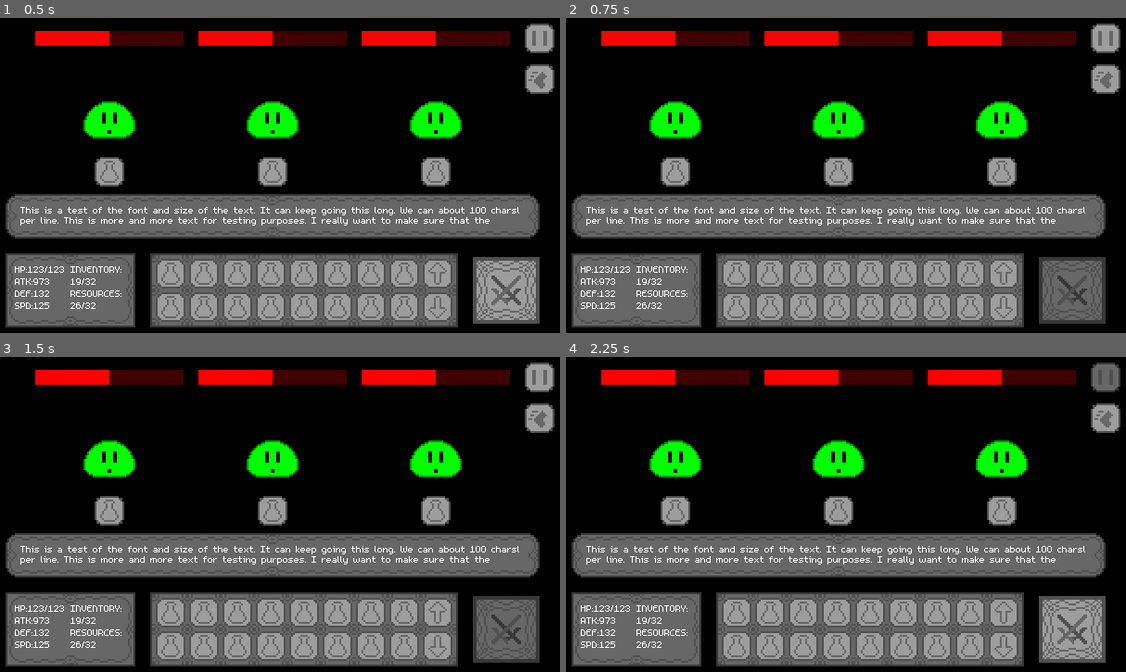
Above: before the commit, frames 1-4 (two rows, left to right).
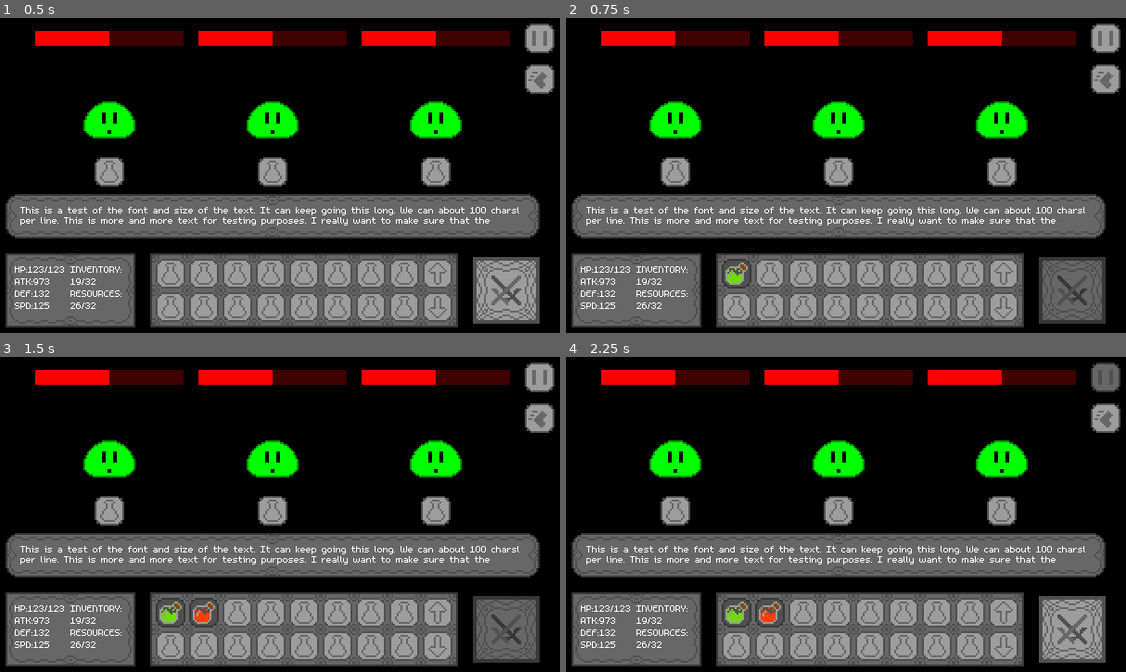
Above: after the commit, the same moments.

Repository: rbristo1/Just-a-Sip
Game: Godot game, scene res://Scenes/Battle.tscn
The game is run twice, just before and just after one commit, with the same random seed, the same clock (stepped at 60 frames per second) and the same inputs.
Inputs (mouse positions are in pixels of both pictures, inside the frame that each line leads up to):
- Up to frame 1 (0.5 s): no input
- Up to frame 2 (0.75 s): click (1070, 288) at 0.5 s
- Up to frame 3 (1.5 s): click (504, 627) at 1.25 s
- Up to frame 4 (2.25 s): click (1103, 375) at 2 s

Frame 1 is identical in both runs. In frame 2, 0.3% of the frame differs, in the area x 28-33%, y 77-86%; in frame 3, 0.6%, in the area x 28-39%, y 77-86%; in frame 4, 0.6%.
Error before the commit: Parse Error: Function "initialize" has the same name as a previously declared function. (res://Scripts/inventory_item.gd:18)

Commit message:
fixed 1 error

Diff:
--- a/only_one/Scenes/player_hud.tscn
+++ b/only_one/Scenes/player_hud.tscn
@@ -260,6 +260,7 @@
 [node name="Label" type="Label" parent="PHudMainBox/PlayerRow/InventoryContainer/MarginContainer/GridContainer/InventoryItemSlot2/InventoryDisplay2"]
 visible = false
 top_level = true
+layout_mode = 0
 offset_left = -87.0
 offset_top = 162.0
 offset_right = 87.0
@@ -277,6 +278,7 @@
 [node name="Label" type="Label" parent="PHudMainBox/PlayerRow/InventoryContainer/MarginContainer/GridContainer/InventoryItemSlot3/InventoryDisplay3"]
 visible = false
 top_level = true
+layout_mode = 0
 offset_left = -87.0
 offset_top = 162.0
 offset_right = 87.0
@@ -294,6 +296,7 @@
 [node name="Label" type="Label" parent="PHudMainBox/PlayerRow/InventoryContainer/MarginContainer/GridContainer/InventoryItemSlot4/InventoryDisplay4"]
 visible = false
 top_level = true
+layout_mode = 0
 offset_left = -87.0
 offset_top = 162.0
 offset_right = 87.0
@@ -311,6 +314,7 @@
 [node name="Label" type="Label" parent="PHudMainBox/PlayerRow/InventoryContainer/MarginContainer/GridContainer/InventoryItemSlot5/InventoryDisplay5"]
 visible = false
 top_level = true
+layout_mode = 0
 offset_left = -87.0
 offset_top = 162.0
 offset_right = 87.0
@@ -327,6 +331,7 @@
 
 [node name="Label" type="Label" parent="PHudMainBox/PlayerRow/InventoryContainer/MarginContainer/GridContainer/InventoryItemSlot6/InventoryDisplay6"]
 top_level = true
+layout_mode = 0
 offset_left = -87.0
 offset_top = 162.0
 offset_right = 87.0
@@ -344,6 +349,7 @@
 [node name="Label" type="Label" parent="PHudMainBox/PlayerRow/InventoryContainer/MarginContainer/GridContainer/InventoryItemSlot7/InventoryDisplay7"]
 visible = false
 top_level = true
+layout_mode = 0
 offset_left = -87.0
 offset_top = 162.0
 offset_right = 87.0
@@ -361,6 +367,7 @@
 [node name="Label" type="Label" parent="PHudMainBox/PlayerRow/InventoryContainer/MarginContainer/GridContainer/InventoryItemSlot8/InventoryDisplay8"]
 visible = false
 top_level = true
+layout_mode = 0
 offset_left = -87.0
 offset_top = 162.0
 offset_right = 87.0
@@ -386,6 +393,7 @@
 [node name="Label" type="Label" parent="PHudMainBox/PlayerRow/InventoryContainer/MarginContainer/GridContainer/InventoryItemSlot9/InventoryDisplay9"]
 visible = false
 top_level = true
+layout_mode = 0
 offset_left = -87.0
 offset_top = 162.0
 offset_right = 87.0
@@ -403,6 +411,7 @@
 [node name="Label" type="Label" parent="PHudMainBox/PlayerRow/InventoryContainer/MarginContainer/GridContainer/InventoryItemSlot10/InventoryDisplay10"]
 visible = false
 top_level = true
+layout_mode = 0
 offset_left = -87.0
 offset_top = 162.0
 offset_right = 87.0
@@ -420,6 +429,7 @@
 [node name="Label" type="Label" parent="PHudMainBox/PlayerRow/InventoryContainer/MarginContainer/GridContainer/InventoryItemSlot11/InventoryDisplay11"]
 visible = false
 top_level = true
+layout_mode = 0
 offset_left = -87.0
 offset_top = 162.0
 offset_right = 87.0
@@ -437,6 +447,7 @@
 [node name="Label" type="Label" parent="PHudMainBox/PlayerRow/InventoryContainer/MarginContainer/GridContainer/InventoryItemSlot12/InventoryDisplay12"]
 visible = false
 top_level = true
+layout_mode = 0
 offset_left = -87.0
 offset_top = 162.0
 offset_right = 87.0
@@ -454,6 +465,7 @@
 [node name="Label" type="Label" parent="PHudMainBox/PlayerRow/InventoryContainer/MarginContainer/GridContainer/InventoryItemSlot13/InventoryDisplay13"]
 visible = false
 top_level = true
+layout_mode = 0
 offset_left = -87.0
 offset_top = 162.0
 offset_right = 87.0
@@ -471,6 +483,7 @@
 [node name="Label" type="Label" parent="PHudMainBox/PlayerRow/InventoryContainer/MarginContainer/GridContainer/InventoryItemSlot14/InventoryDisplay14"]
 visible = false
 top_level = true
+layout_mode = 0
 offset_left = -87.0
 offset_top = 162.0
 offset_right = 87.0
@@ -488,6 +501,7 @@
 [node name="Label" type="Label" parent="PHudMainBox/PlayerRow/InventoryContainer/MarginContainer/GridContainer/InventoryItemSlot15/InventoryDisplay15"]
 visible = false
 top_level = true
+layout_mode = 0
 offset_left = -87.0
 offset_top = 162.0
 offset_right = 87.0
@@ -505,6 +519,7 @@
 [node name="Label" type="Label" parent="PHudMainBox/PlayerRow/InventoryContainer/MarginContainer/GridContainer/InventoryItemSlot16/InventoryDisplay16"]
 visible = false
 top_level = true
+layout_mode = 0
 offset_left = -87.0
 offset_top = 162.0
 offset_right = 87.0
--- a/only_one/Scripts/inventory_item.gd
+++ b/only_one/Scripts/inventory_item.gd
@@ -15,9 +15,6 @@
 					 iHImage: AtlasTexture, Splash: bool):
 	itemID = ID
 	inventorySlot = InvSlot
-func initialize(ID: int, Name: String, Effect: int, Power: int, iImage: AtlasTexture,
-					 iHImage: AtlasTexture, Splash: bool):
-	itemID = ID
 	itemName = Name
 	itemEffect = Effect
 	itemPower = Power
